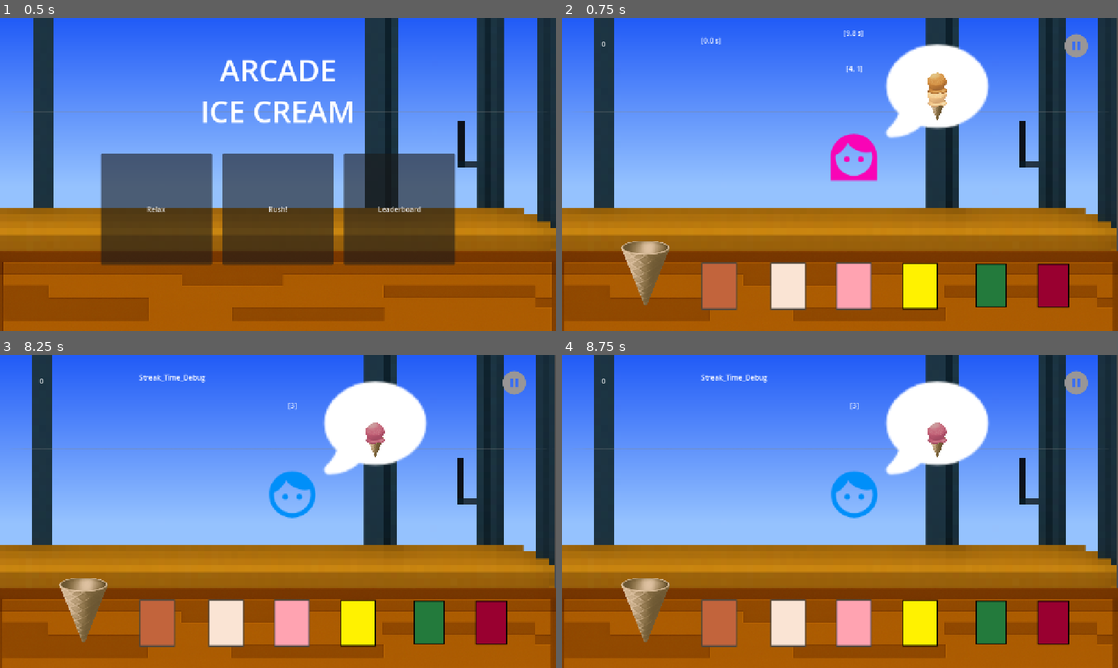
Above: before the commit, frames 1-4 (two rows, left to right).
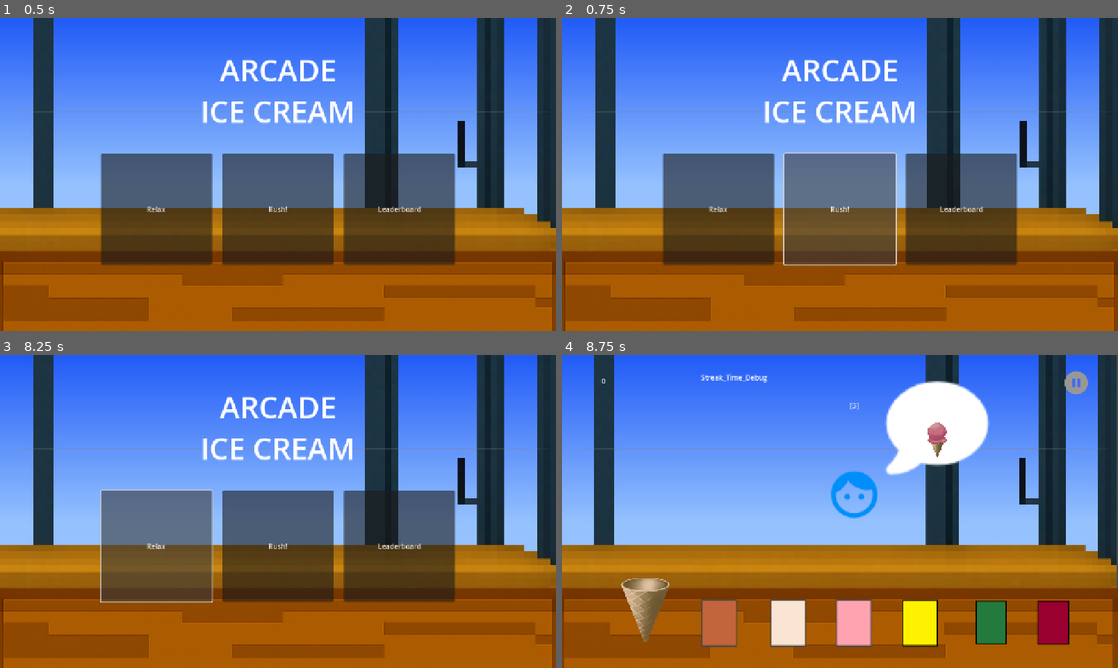
Above: after the commit, the same moments.

Repository: adamsutan/ice_cream_arcade
Game: Godot game, scene res://main_menu.tscn
Same seed, same stepped clock (60 frames per second), same inputs: the game is played once before the commit and once after it.
Inputs (mouse positions are in pixels of both pictures, inside the frame that each line leads up to):
- Up to frame 1 (0.5 s): no input
- Up to frame 2 (0.75 s): click "Rush!" at 0.5 s
- Up to frame 3 (8.25 s): click (227, 621) at 1.25 s; click (294, 621) at 2 s; click (155, 621) at 2.75 s; click (355, 624) at 3.5 s; click (428, 621) at 4.25 s; click (489, 621) at 5 s; click (83, 611) at 5.75 s; click (511, 383) at 6.5 s; click "MAIN MENU" at 7.25 s; click "Relax" at 8 s
- Up to frame 4 (8.75 s): no input

Frame 1 is identical in both runs. In frame 2, 34% of the frame differs, in the area x 0-100%, y 0-100%; in frame 3, 34%; in frame 4, nothing differs.

Commit message:
placed the sfx

Diff:
--- a/game.gd
+++ b/game.gd
@@ -11,6 +11,13 @@
 @export var banana_scene: PackedScene = preload("res://banana_scoop.tscn")
 @export var green_tea_scene: PackedScene = preload("res://green_tea_scoop.tscn")
 @export var red_velvet_scene: PackedScene = preload("res://red_velvet_scoop.tscn")
+
+# sound effects collection
+@onready var sfx_correct_order: AudioStreamPlayer = $sfx_correct_order
+@onready var sfx_add_scoop: AudioStreamPlayer = $sfx_add_scoop
+@onready var sfx_trash: AudioStreamPlayer = $sfx_trash
+@onready var sfx_customer_enter: AudioStreamPlayer = $sfx_customer_enter
+
 
 @onready var timer = $'GameplayTimer'
 @onready var streak_timer = $"StreakTimer"
@@ -117,6 +124,7 @@
 		streak_mode()
 
 	if serve == order and serve.size() > 0 and not is_serving:
+		sfx_correct_order.play()
 		is_serving = true
 		on_serve_match()
 
@@ -198,6 +206,7 @@
 		idx += 1
 
 func spawn_customer():
+	sfx_customer_enter.play()
 	var choice = randi() % 2
 	if choice == 0:
 		current_customer = male_customer_scene.instantiate()
@@ -273,6 +282,7 @@
 		child.queue_free()
 
 func _on_cone_pressed() -> void:
+	sfx_trash.play()
 	for scoop in scoop_container.get_children():
 		scoop.queue_free()
 	scoop_count = 0
@@ -286,26 +296,32 @@
 
 # ------------------------------------------------- Tempat scoop2 (boring) --------------------------------#
 func _on_chocolate_pressed() -> void:
+	sfx_add_scoop.play()
 	add_scoop_by_code(1)
 	serve.append(1)
 
 func _on_vanilla_pressed() -> void:
+	sfx_add_scoop.play()
 	add_scoop_by_code(2)
 	serve.append(2)
 
 func _on_strawberry_pressed() -> void:
+	sfx_add_scoop.play()
 	add_scoop_by_code(3)
 	serve.append(3)
 
 func _on_red_velvet_pressed() -> void:
+	sfx_add_scoop.play()
 	add_scoop_by_code(6)
 	serve.append(6)
 
 func _on_green_tea_pressed() -> void:
+	sfx_add_scoop.play()
 	add_scoop_by_code(5)
 	serve.append(5)
 
 func _on_banana_pressed() -> void:
+	sfx_add_scoop.play()
 	add_scoop_by_code(4)
 	serve.append(4)
 
--- a/game.tscn
+++ b/game.tscn
@@ -12,6 +12,10 @@
 [ext_resource type="Texture2D" uid="uid://ch73snsrcurpq" path="res://assets/graphics/ice_creams/red velvet.png" id="9_mfdv2"]
 [ext_resource type="Texture2D" uid="uid://dyp3hwkg1347c" path="res://assets/graphics/backgrounds/gridicons--pause.png" id="11_mfdv2"]
 [ext_resource type="PackedScene" uid="uid://cn8g0ug55xsuy" path="res://pause_menu.tscn" id="12_iotsf"]
+[ext_resource type="AudioStream" uid="uid://c80nr6yepw0ex" path="res://assets/audio/sfx/order_success.wav" id="13_lc2xo"]
+[ext_resource type="AudioStream" uid="uid://bhumfieo378y4" path="res://assets/audio/sfx/ice_cream_scoop.wav" id="14_7sc4i"]
+[ext_resource type="AudioStream" uid="uid://dxdnem7h23xrf" path="res://assets/audio/sfx/ice_cream_trashed.wav" id="15_80cx4"]
+[ext_resource type="AudioStream" uid="uid://bpvk7ykxaerpg" path="res://assets/audio/sfx/customer_enter.wav" id="16_80cx4"]
 
 [node name="game" type="Node2D"]
 position = Vector2(-2, 0)
@@ -168,6 +172,18 @@
 text = "Streak_Time_Debug
 "
 
+[node name="sfx_correct_order" type="AudioStreamPlayer" parent="."]
+stream = ExtResource("13_lc2xo")
+
+[node name="sfx_add_scoop" type="AudioStreamPlayer" parent="."]
+stream = ExtResource("14_7sc4i")
+
+[node name="sfx_trash" type="AudioStreamPlayer" parent="."]
+stream = ExtResource("15_80cx4")
+
+[node name="sfx_customer_enter" type="AudioStreamPlayer" parent="."]
+stream = ExtResource("16_80cx4")
+
 [connection signal="pressed" from="Vanilla" to="." method="_on_vanilla_pressed"]
 [connection signal="pressed" from="Strawberry" to="." method="_on_strawberry_pressed"]
 [connection signal="pressed" from="Chocolate" to="." method="_on_chocolate_pressed"]
--- a/main_menu.gd
+++ b/main_menu.gd
@@ -1,15 +1,20 @@
 extends Control
+@onready var sfx_menu: AudioStreamPlayer = $sfx_menu
 
 func _ready() -> void:
 	if get_tree().paused != false:
 		get_tree().paused = false
 
 func _on_rush_pressed() -> void:
+	sfx_menu.play()
+	await get_tree().create_timer(0.5).timeout
 	Global.difficulty = "rush"
 	Global.reset_score()
 	get_tree().change_scene_to_file("res://game.tscn")
 
 
 func _on_relax_pressed() -> void:
+	sfx_menu.play()
+	await get_tree().create_timer(0.5).timeout
 	Global.difficulty = "relax"
 	get_tree().change_scene_to_file("res://game.tscn")
--- a/main_menu.tscn
+++ b/main_menu.tscn
@@ -1,7 +1,8 @@
-[gd_scene load_steps=3 format=3 uid="uid://w5mqdgtwwok1"]
+[gd_scene load_steps=4 format=3 uid="uid://w5mqdgtwwok1"]
 
 [ext_resource type="Script" uid="uid://bb1jpntpm18rl" path="res://main_menu.gd" id="1_7vrkn"]
 [ext_resource type="PackedScene" uid="uid://c3bewueyne4ju" path="res://interior_scene.tscn" id="2_7vrkn"]
+[ext_resource type="AudioStream" uid="uid://c6fhcpefmirwb" path="res://assets/audio/sfx/enter_alt.wav" id="3_fu7sn"]
 
 [node name="main menu" type="Control"]
 layout_mode = 3
@@ -50,5 +51,8 @@
 fit_content = true
 horizontal_alignment = 1
 
+[node name="sfx_menu" type="AudioStreamPlayer" parent="."]
+stream = ExtResource("3_fu7sn")
+
 [connection signal="pressed" from="rush" to="." method="_on_rush_pressed"]
 [connection signal="pressed" from="relax" to="." method="_on_relax_pressed"]
--- a/pause_menu.gd
+++ b/pause_menu.gd
@@ -1,4 +1,9 @@
 extends Control
+@onready var sfx_pause: AudioStreamPlayer = $sfx_pause
+@onready var sfx_resume: AudioStreamPlayer = $sfx_resume
+@onready var sfx_main_menu: AudioStreamPlayer = $sfx_main_menu
+@onready var sfx_exit: AudioStreamPlayer = $sfx_exit
+
 func _ready() -> void:
 	$AnimationPlayer.play("RESET")
 	visible = false
@@ -13,18 +18,23 @@
 
 func pause() -> void:
 	# Show UI then pause the tree (notification will call show() too)
+	sfx_pause.play()
 	visible = true
 	$AnimationPlayer.play("blur")
 	get_tree().paused = true
 
 func _on_continue_pressed() -> void:
+	sfx_resume.play()
 	resume()
 
 func _on_main_menu_pressed() -> void:
+	sfx_main_menu.play()
 	visible = false
 	Global.pause_instance = null
 	get_tree().paused = false
 	get_tree().change_scene_to_file("res://main_menu.tscn")
 
 func _on_exit_pressed() -> void:
+	sfx_exit.play()
+	await get_tree().create_timer(0.5).timeout
 	get_tree().quit()
--- a/pause_menu.tscn
+++ b/pause_menu.tscn
@@ -1,7 +1,11 @@
-[gd_scene load_steps=7 format=3 uid="uid://cn8g0ug55xsuy"]
+[gd_scene load_steps=11 format=3 uid="uid://cn8g0ug55xsuy"]
 
 [ext_resource type="Script" uid="uid://bkj70svp06m37" path="res://pause_menu.gd" id="1_nwcfo"]
 [ext_resource type="Shader" uid="uid://cyn7kjdsilyxj" path="res://pause_menu.gdshader" id="2_05uyy"]
+[ext_resource type="AudioStream" uid="uid://dclxdougqycuh" path="res://assets/audio/sfx/pause.wav" id="3_05uyy"]
+[ext_resource type="AudioStream" uid="uid://ccbs55ksww5xp" path="res://assets/audio/sfx/enter.wav" id="4_p81d2"]
+[ext_resource type="AudioStream" uid="uid://c7v2thgeogl42" path="res://assets/audio/sfx/exit.wav" id="5_2nc7s"]
+[ext_resource type="AudioStream" uid="uid://c6fhcpefmirwb" path="res://assets/audio/sfx/enter_alt.wav" id="6_d3xb4"]
 
 [sub_resource type="ShaderMaterial" id="ShaderMaterial_p81d2"]
 shader = ExtResource("2_05uyy")
@@ -200,6 +204,18 @@
 &"": SubResource("AnimationLibrary_p81d2")
 }
 
+[node name="sfx_pause" type="AudioStreamPlayer" parent="."]
+stream = ExtResource("3_05uyy")
+
+[node name="sfx_resume" type="AudioStreamPlayer" parent="."]
+stream = ExtResource("4_p81d2")
+
+[node name="sfx_main_menu" type="AudioStreamPlayer" parent="."]
+stream = ExtResource("5_2nc7s")
+
+[node name="sfx_exit" type="AudioStreamPlayer" parent="."]
+stream = ExtResource("6_d3xb4")
+
 [connection signal="pressed" from="Panel/VBoxContainer/Continue" to="." method="_on_continue_pressed"]
 [connection signal="pressed" from="Panel/VBoxContainer/Main_Menu" to="." method="_on_main_menu_pressed"]
 [connection signal="pressed" from="Panel/VBoxContainer/Exit" to="." method="_on_exit_pressed"]
Not shown, added: assets/audio/sfx/customer_enter.wav.import
Not shown, added: assets/audio/sfx/enter.wav.import
Not shown, added: assets/audio/sfx/enter_alt.wav.import
Not shown, added: assets/audio/sfx/exit.wav.import
Not shown, added: assets/audio/sfx/exit_alt.wav.import
Not shown, added: assets/audio/sfx/ice_cream_scoop.wav.import
Not shown, added: assets/audio/sfx/ice_cream_trashed.wav.import
Not shown, added: assets/audio/sfx/order_success.wav.import
Not shown, added: assets/audio/sfx/pause.wav.import
Not shown: 1 places in game.tscn that only renumber resources
